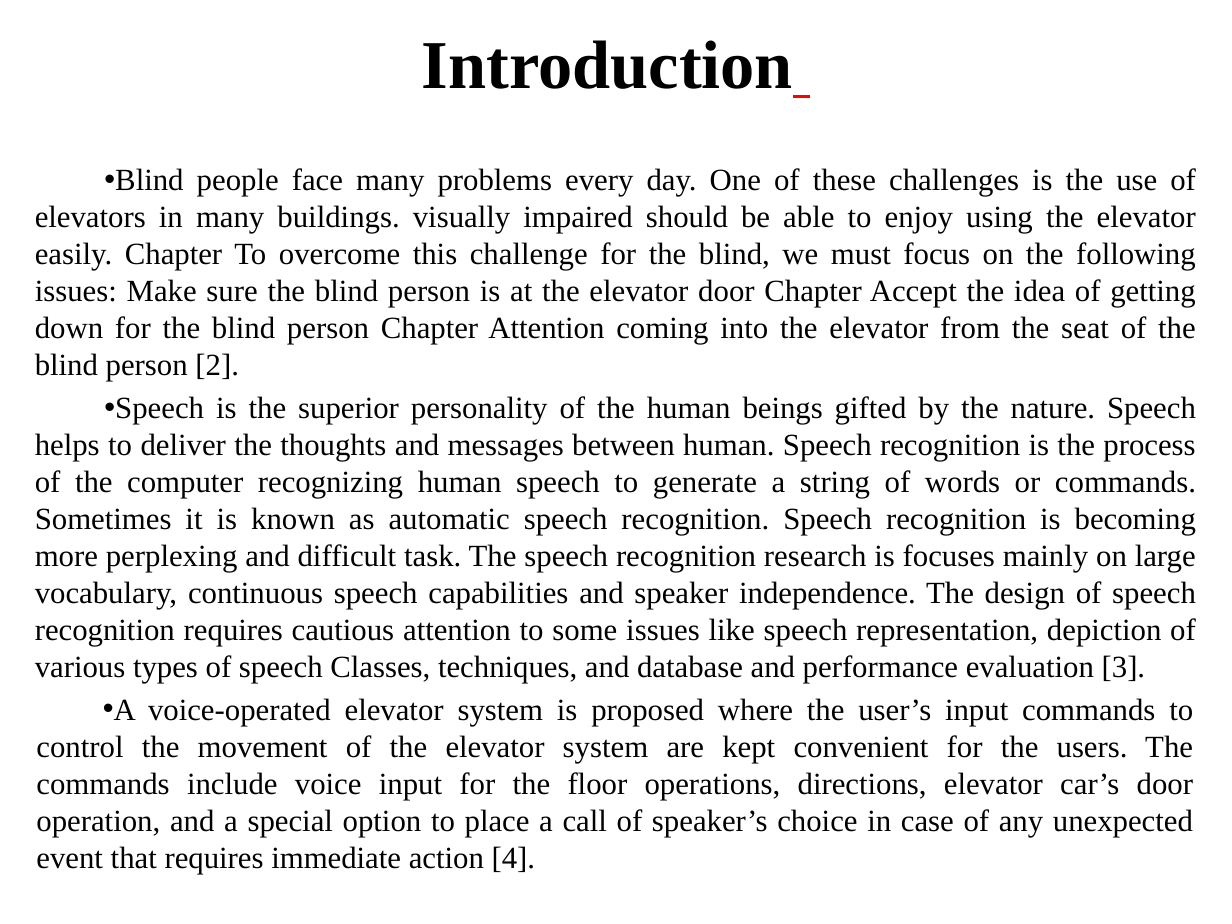
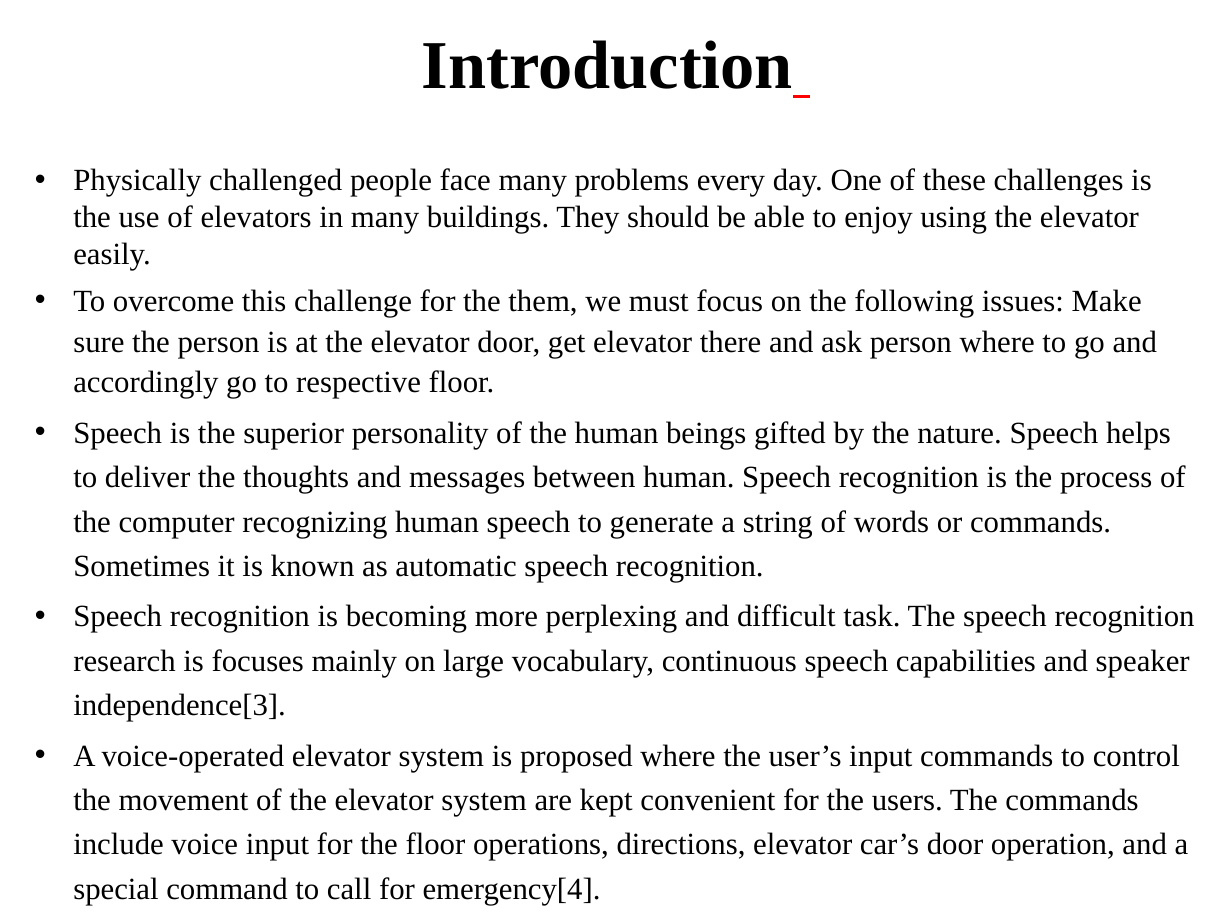
Before and after one commit to OnkarWaman/Voice-Operated-Lift, a slide deck: slide 3 of 5) Stage-I PPT/our ppt.pptx. Drawn at 1232x924 pixels with LibreOffice and Linux fonts; fonts in the diff are those of the drawing. Boxes give left, top, right and bottom in pixels: in the first picture for what was removed or moved away, otherwise in the second. Text is boxed around its words. In the diff, an @@ line names an element or a change of style, - is before the commit and + after.

```diff
--- a/5) Stage-I PPT/our ppt.pptx
+++ b/5) Stage-I PPT/our ppt.pptx
@@ text at [73, 168, 1195, 905]: text changed @@
-• Blind people face many problems every day. One of these challenges is the use of elevators in many buildings. visually impaired should be able to enjoy using the elevator easily. Chapter To overcome this challenge for the blind, we must focus on the following issues: Make sure the blind person is at the elevator door Chapter Accept the idea of getting down for the blind person Chapter Attention coming into the elevator from the seat of the blind person [2].
-• Speech is the superior personality of the human beings gifted by the nature. Speech helps to deliver the thoughts and messages between human. Speech recognition is the process of the computer recognizing human speech to generate a string of words or commands. Sometimes it is known as automatic speech recognition. Speech recognition is becoming more perplexing and difficult task. The speech recognition research is focuses mainly on large vocabulary, continuous speech capabilities and speaker independence. The design of speech recognition requires cautious attention to some issues like speech representation, depiction of various types of speech Classes, techniques, and database and performance evaluation [3].
-• A voice-operated elevator system is proposed where the user’s input commands to control the movement of the elevator system are kept convenient for the users. The commands include voice input for the floor operations, directions, elevator car’s door operation, and a special option to place a call of speaker’s choice in case of any unexpected event that requires immediate action [4].
+• Physically challenged people face many problems every day. One of these challenges is the use of elevators in many buildings. They should be able to enjoy using the elevator easily.
+• To overcome this challenge for the them, we must focus on the following issues: Make sure the person is at the elevator door, get elevator there and ask person where to go and accordingly go to respective floor.
+• Speech is the superior personality of the human beings gifted by the nature. Speech helps to deliver the thoughts and messages between human. Speech recognition is the process of the computer recognizing human speech to generate a string of words or commands. Sometimes it is known as automatic speech recognition.
+• Speech recognition is becoming more perplexing and difficult task. The speech recognition research is focuses mainly on large vocabulary, continuous speech capabilities and speaker independence[3].
+• A voice-operated elevator system is proposed where the user’s input commands to control the movement of the elevator system are kept convenient for the users. The commands include voice input for the floor operations, directions, elevator car’s door operation, and a special command to call for emergency[4].
```
Also in this commit, not shown: 12 other slides changed, 5 slides added.
